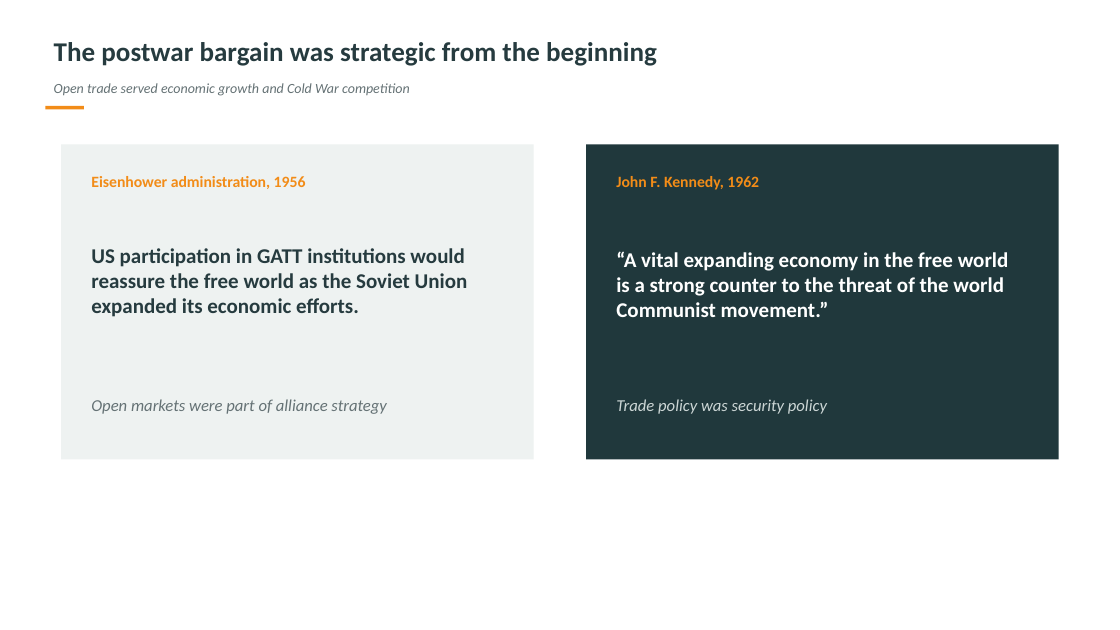
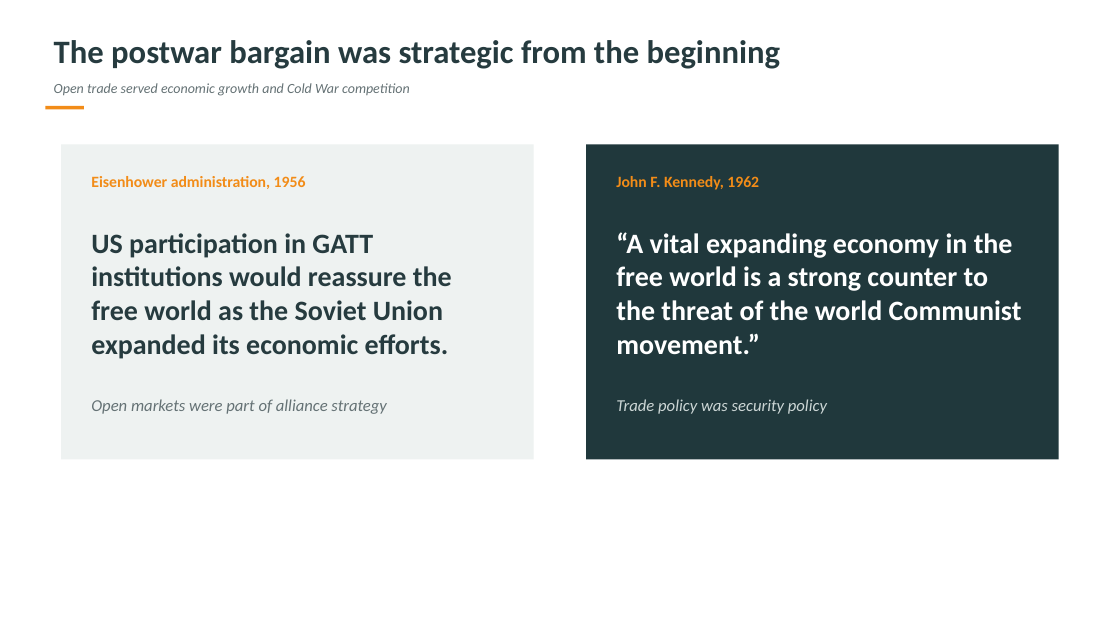
Before and after one commit to DannyQuah/DannyQuah.github.io, a slide deck: slide 10 of Storage/2026.09-Asia-in-a-Disrupted-World-Order-Danny.Quah-crafted-CP.pptx. Drawn at 1120x630 pixels with LibreOffice and Linux fonts; fonts in the diff are those of the drawing. Boxes give left, top, right and bottom in pixels: in the first picture for what was removed or moved away, otherwise in the second. Text is boxed around its words. In the diff, an @@ line names an element or a change of style, - is before the commit and + after.

```diff
--- a/Storage/2026.09-Asia-in-a-Disrupted-World-Order-Danny.Quah-crafted-CP.pptx
+++ b/Storage/2026.09-Asia-in-a-Disrupted-World-Order-Danny.Quah-crafted-CP.pptx
@@ text "The postwar bargain was strategic ..." at (54,40,780,69): size 23.2 to 28 pt @@
@@ text "US participation in GATT institutions ..." at (91,233,452,359): size 18 to 24 pt @@
@@ text "“A vital expanding economy in ..." at (616,232,1022,355): size 18 to 24 pt @@
```
Also in this commit, not shown: 20 other slides changed.
